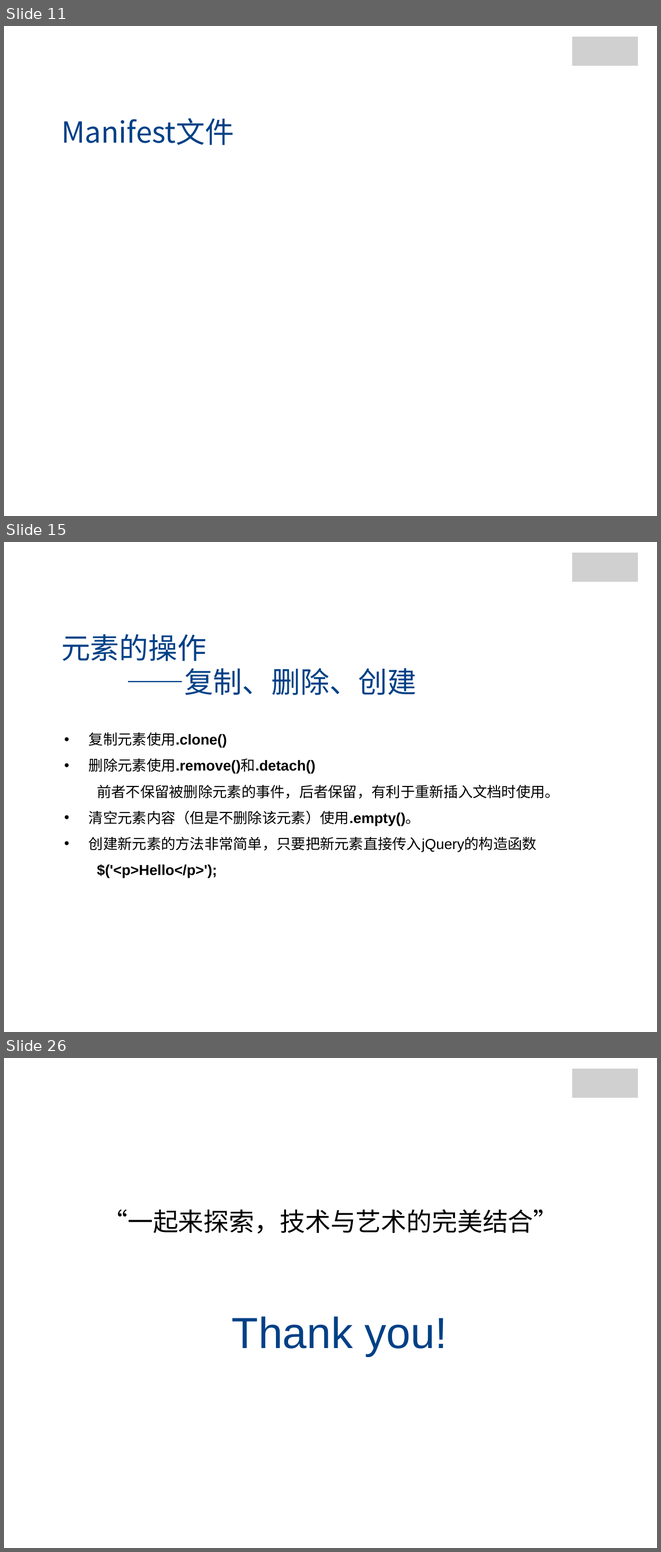
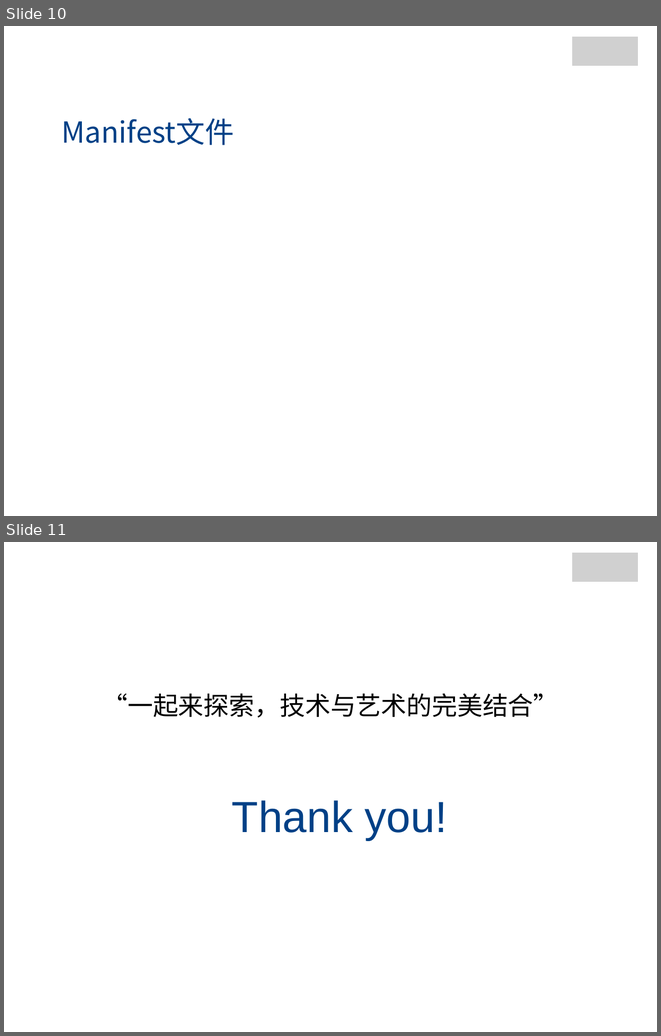
Before and after one commit to jianganglu/share-web-storage, a slide deck: Web存储.pptx. Shown one above the other, each under a label of ours: slides 11, 15 and 26 before the commit, slides 10 and 11 after it; the slides between them are not shown. The pictures are 661x1552 and 661x1036 pixels, drawn with LibreOffice and Linux fonts; fonts in the diff are those of the drawing; grey boxes stand for pictures; background and template pictures are left out. Boxes give left, top, right and bottom in pixels: in the first picture for what was removed or moved away, otherwise in the second. Text is boxed around its words. In the diff, an @@ line names an element or a change of style, - is before the commit and + after.

```diff
--- a/Web存储.pptx
+++ b/Web存储.pptx
@@ slide 15 removed at [4, 542, 657, 1032], background picture (left out) @@
@@ rectangle removed at [15, 545, 120, 584] @@
@@ group removed at [567, 545, 648, 587]: 4 rectangles, 1 picture @@
@@ text removed at [61, 634, 206, 661] @@
-元素的操作
@@ text removed at [126, 668, 416, 695] @@
-——复制、删除、创建
@@ text removed at [89, 732, 559, 878] @@
-• 复制元素使用.clone()
-• 删除元素使用.remove()和.detach()
-  前者不保留被删除元素的事件，后者保留，有利于重新插入文档时使用。
-• 清空元素内容（但是不删除该元素）使用.empty()。
-• 创建新元素的方法非常简单，只要把新元素直接传入jQuery的构造函数
-  $('<p>Hello</p>');
@@ what was slide 11 is now slide 10 @@
@@ what was slide 26 is now slide 11 @@
```
Also in this commit, not shown: 14 other slides removed, 4 other files.
